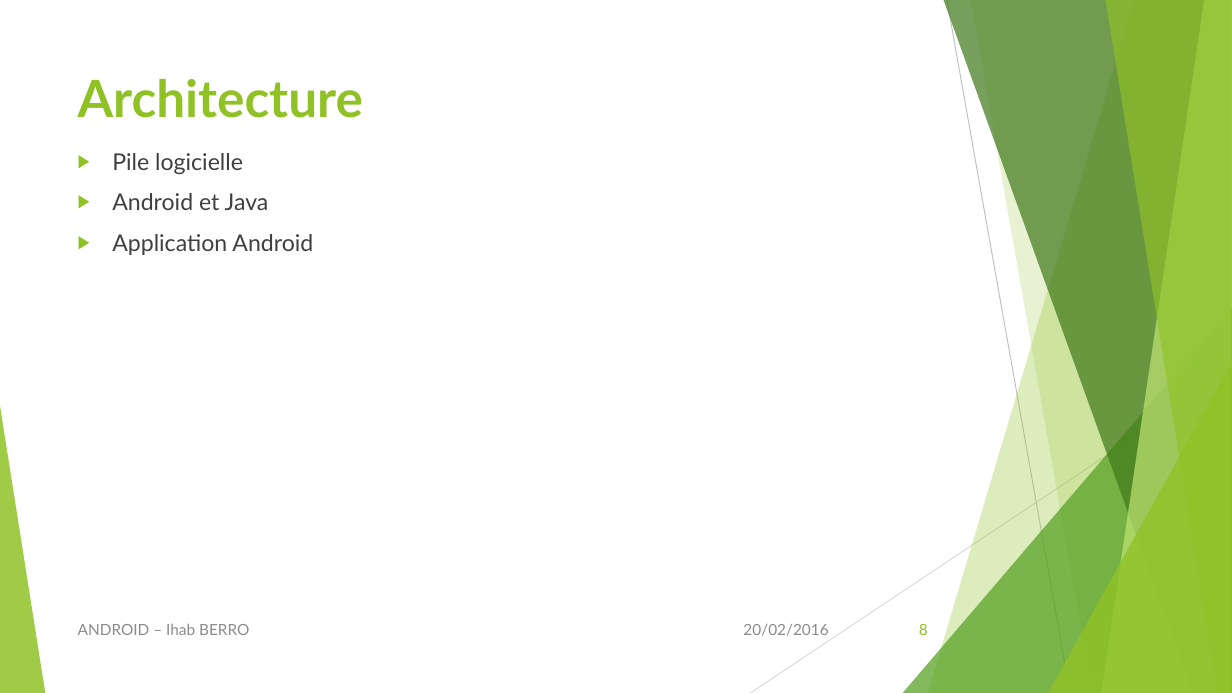
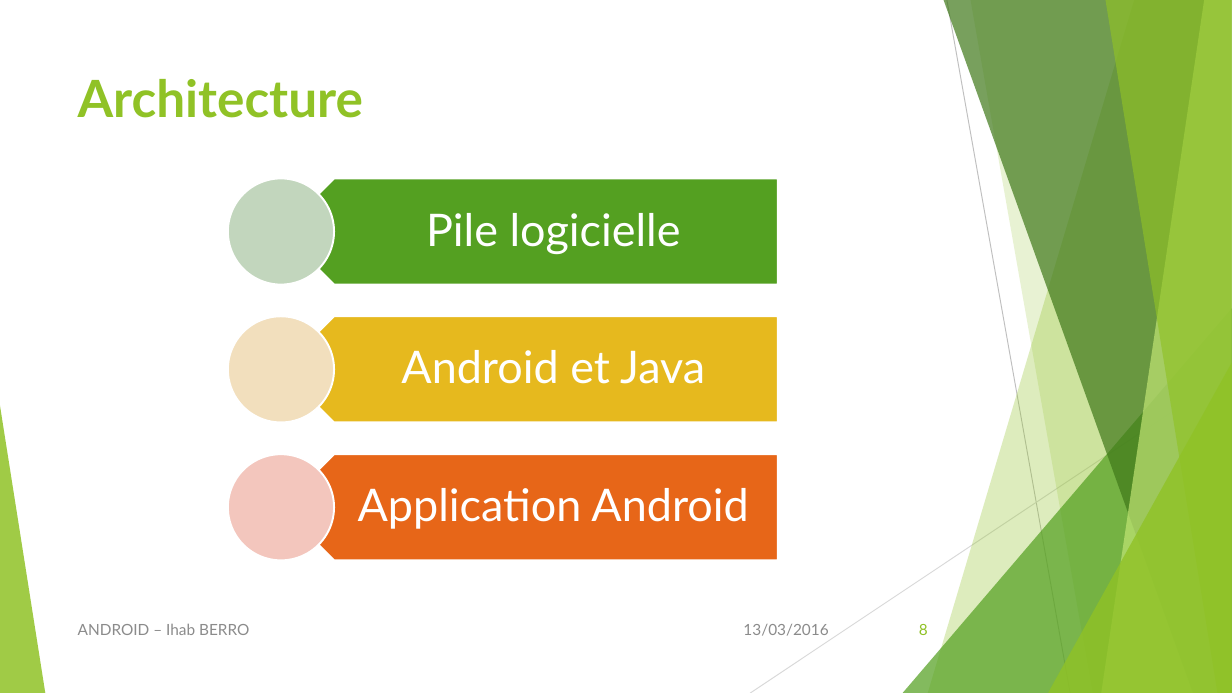
Before and after one commit to iberro/SMB214, a slide deck: slide 8 of Android.pptx. Drawn at 1232x693 pixels with LibreOffice and Linux fonts; fonts in the diff are those of the drawing. Boxes give left, top, right and bottom in pixels: in the first picture for what was removed or moved away, otherwise in the second. Text is boxed around its words. In the diff, an @@ line names an element or a change of style, - is before the commit and + after.

```diff
--- a/Android.pptx
+++ b/Android.pptx
@@ text removed at <box>112,153,313,255</box> @@
-▶ Pile logicielle
-▶ Android et Java
-▶ Application Android
@@ group added at <box>228,178,778,561</box>: 3 pentagon arrows, 3 texts, 3 ellipses @@
+Pile logicielle
+Android et Java
+Application Android
@@ text at <box>743,624,828,636</box>: text changed @@
-20/02/2016
+13/03/2016
```
Also in this commit, not shown: 15 other slides changed, 31 other files.
